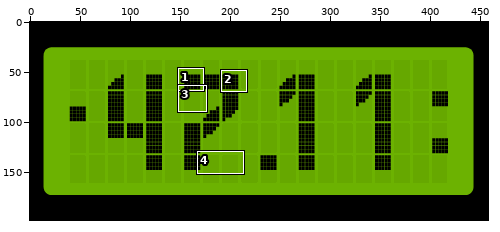
Two states of a sprite sheet, pictures/3x4_2x.png. The first picture is a wide view before the edit; the outline marks the close-up.
Close-up. First the earlier version:
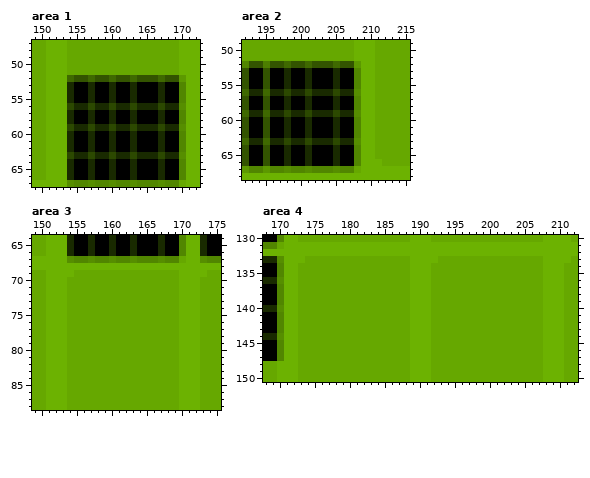
The file is 458x198 pixels. Colours within 5 levels of each other are drawn and written as one. Shown: area 1: x 149..172, y 47..67; area 2: x 192..215, y 49..68; area 3: x 149..175, y 64..88; area 4: x 168..212, y 130..150. The commit also changed other parts of the picture, which this record leaves out.
New version:
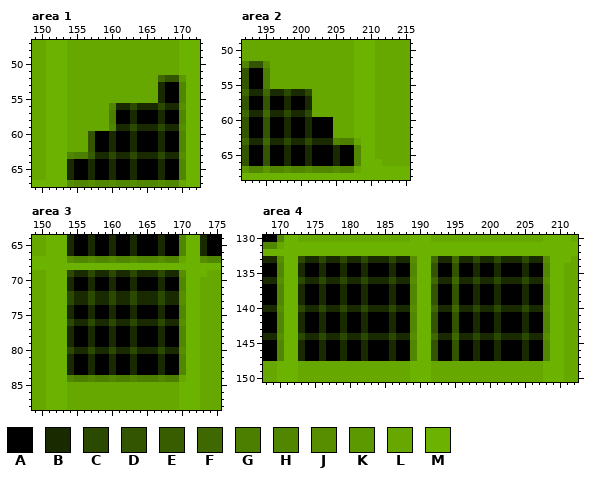
Palette (. is transparent): A #000000  B #192a00  C #2c4900  D #335400  E #385d00  F #3f6900  G #4c7e00  H #518600  J #568e00  K #5c9900  L #66a800  M #6cb201
What changed:
Changed rows in their new state; - is an unchanged pixel.
Area 1:
first column x 154:
52 LLLLLLLLLLLLL
53 LLLLLLLLLLLLL
54 LLLLLLLLLLLLL
55 LLLLLLLLLLLLL
56 LLLLLLH------
57 LLLLLLG------
58 LLLLLLG------
59 LLLLLLH------
60 LLLD---------
61 LLLD---------
62 LLLD---------
63 HGGE---------
Area 2:
first column x 195:
52 JLLLLLLLLLLLLM
53 GLLLLLLLLLLLLM
54 GLLLLLLLLLLLLM
55 GLLLLLLLLLLLLM
56 -------LLLLLLM
57 -------LLLLLLM
58 -------LLLLLLM
59 -------LLLLLLM
60 ----------LLLM
61 ----------LLLM
62 ----------LLLM
63 ----------HGGL
Area 3:
first column x 154:
69 CBBCBBCBBCBBBCBBJ
70 BAABAABAABAAABAAH
71 BAABAABAABAAABAAH
72 CBBCBBCBBCBBBCBBJ
73 CBBCBBCBBCBBBCBBJ
74 BAABAABAABAAABAAH
75 BAABAABAABAAABAAH
76 CBBCBBCBBCBBBCBBJ
77 BAABAABAABAAABAAH
78 BAABAABAABAAABAAH
79 BAABAABAABAAABAAH
80 CBBCBBCBBCBBBCBBJ
81 BAABAABAABAAABAAH
82 BAABAABAABAAABAAH
83 BAABAABAABAAABAAH
84 HGGHGGHGGHGGGHGGL
Area 4:
first column x 173:
133 CBBCBBCBBCBBBCBBJ--FBBFBBCBBCBBBCBBJ
134 BAABAABAABAAABAAH--DAADAABAABAAABAAH
135 BAABAABAABAAABAAH--DAADAABAABAAABAAH
136 CBBCBBCBBCBBBCBBJ--FBBFBBCBBCBBBCBBJ
137 BAABAABAABAAABAAH--DAADAABAABAAABAAH
138 BAABAABAABAAABAAH--DAADAABAABAAABAAH
139 BAABAABAABAAABAAH--DAADAABAABAAABAAH
140 CBBCBBCBBCBBBCBBJ--FBBFBBCBBCBBBCBBJ
141 BAABAABAABAAABAAH--DAADAABAABAAABAAH
142 BAABAABAABAAABAAH--DAADAABAABAAABAAH
143 BAABAABAABAAABAAH--DAADAABAABAAABAAH
144 CBBCBBCBBCBBBCBBJ--FBBFBBCBBCBBBCBBJ
145 BAABAABAABAAABAAH--DAADAABAABAAABAAH
146 BAABAABAABAAABAAH--DAADAABAABAAABAAH
147 BAABAABAABAAABAAH--DAADAABAABAAABAAH
Pixel boxes of the changes (left, top, right, bottom) in both close-ups:
changed: (67, 75, 158, 159)
changed: (263, 61, 361, 145)
changed: (67, 270, 186, 382)
changed: (298, 256, 550, 361)
